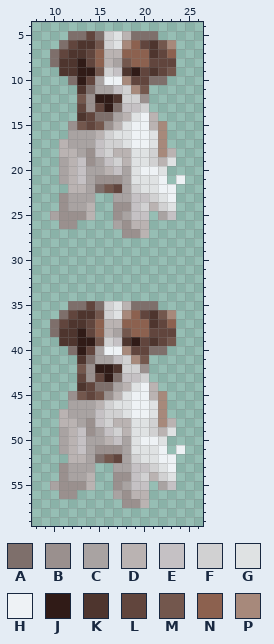
Pixel-art sprite -- graphics/pokemon/dog/icon.png. Above is the file before it was changed.
The file is 32x64 pixels. Shown: x 8..26, y 4..59.
Palette (. is transparent): A #7e6f6b  B #9a908e  C #a9a3a2  D #bab3b2  E #c5c1c4  F #d1d1d2  G #dfe2e3  H #eef2f5  J #301b17  K #4e352e  L #61453d  M #73574d  N #8c614f  P #a7897b
Pixels before, first column x 10:
 5 ..AALAFGDAAA...
 6 .ALKKMFGPNLKMP.
 7 ALKKLNDDNNNKLN.
 8 AKKJLNDCMNNLLL.
 9 .KKJJMFEKJLKLM.
10 ..AJLCHHPLLAA..
11 ...KACCEFPM....
12 ...MBJJKFFB....
13 ...LBLJAEEF....
14 ...KLAACDGHD...
15 ..BMLMBDGHHDP..
16 ..CCCDFGGHHGP..
17 .DCCCEFFGHHGP..
18 .DDCBEFDDGGFPD.
19 .CDEBCEFDGGFDG.
20 .CDECCDECGHHG..
21 .CDECBBBCGGGH.H
22 ..DDCAMLCFGGHH.
23 .BCCC..CCEEFGH.
24 .BCCD..BBEFDFG.
25 CBBBD..BCEE.CE.
26 .BB....CBDD....
27 ........BBD....
28 ...............
29 ...............
30 ...............
31 ...............
32 ...............
33 ...............
34 ...............
35 ..AALAFGDAAA...
36 .ALKKMFGPNLKMP.
37 ALKKLNDDNNNKLN.
38 AKKJLNDCMNNLLL.
39 .KKJJMFEKJLKLM.
40 ..AJLCHHPLLAA..
41 ...KACCEFPM....
42 ...MBJJKFFB....
43 ...LBLJAEEF....
44 ...KLAACDGHD...
45 ..BMLMBDGHHDP..
46 ..CCCDFGGHHGP..
47 .DCCCEFFGHHGP..
48 .DDCBEFDDGGFPD.
49 .CDEBCEFDGGFDG.
50 .CDECCDECGHHG..
51 .CDECBBBCGGGH.H
52 ..DDCAMLCFGGHH.
53 .BCCC..CCEEFGH.
54 .BCCD..BBEFDFG.
55 CBBBD..BCEE.CE.
56 .BB....CBDD....
57 ........BBD....
And afterwards:
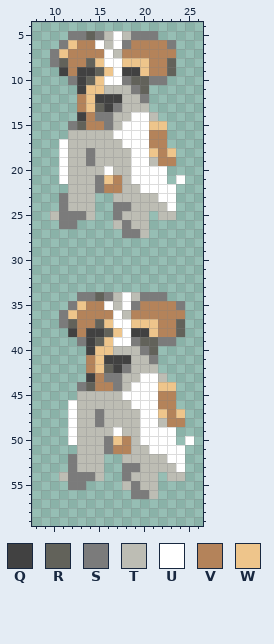
Colours new in this view: Q #414141  R #62625a  S #7b7b7b  T #bdbdb4  U #ffffff  V #b4835a  W #eec58b
From old to new:
Changed rows in their new state; - is an unchanged pixel.
first column x 10:
 5 --SSRSTUTSSS---
 6 -SWVVUTUSVVVVS-
 7 SWVVVVUTVVVVVV-
 8 SRVVRWUUWWWVVR-
 9 -QVQQRWUQQWVVR-
10 --SQRWUUSRRSS--
11 ---QWWTTTSR----
12 ---VWQQQTTS----
13 ---VWRQSTTT----
14 ---QVSSTTUUT---
15 --SRVVSTUUUWW--
16 --TTTTTUUUUVV--
17 -UTTTTTTUUUVV--
18 -UTTSTTTTUUWVW-
19 -UTTSTTTTUUTVV-
20 -UTTTTUTTUUUU--
21 -UTTTSWVTUUUU-U
22 --TTTSVVTTUUUU-
23 -STTT--TTTTTUU-
24 -STTT--SSTTTTU-
25 TSSST--STTT-TT-
26 -SS----TSTT----
27 --------SST----
first column x 10:
34 ---SSRSTUTSSS---
35 --SWVVUTUSVVVVS-
36 -SWVVVVUTVVVVVV-
37 .SRVVRWUUWWWVVR-
38 ..QVQQRWUQQWVVR-
39 -..SQRWUUSRRSS--
40 --..QWWTTTSR.---
41 ---.VWQQQTTS----
42 ---.VWRQSTTT----
43 ---.QVSSTTUUT---
44 ---SRVVSTUUUWW--
45 --.TTTTTUUUUVV--
46 --UTTTTTTUUUVV--
47 -.UTTSTTTTUUWVW-
48 -.UTTSTTTTUUTVV-
49 -.UTTTTUTTUUUU--
50 -.UTTTSWVTUUUU-U
51 -..TTTSVVTTUUUU-
52 --STTT..TTTTTUU-
53 -.STTT-.SSTTTTU-
54 -TSSST-.STTT.TT-
55 ..SS.--.TSTT..--
56 -..----..SST----
57 --------...-----
Where, in picture pixels (left, top, right, bottom), the same in both pictures:
changed: (50, 31, 185, 238)
changed: (50, 292, 194, 508)
